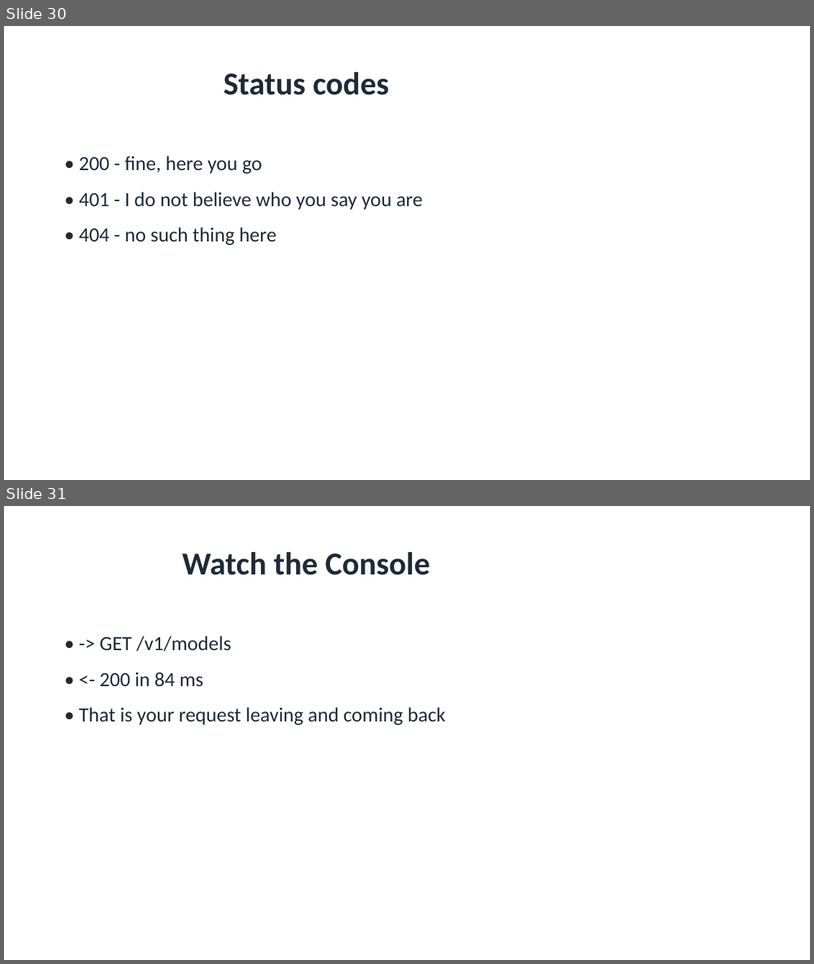
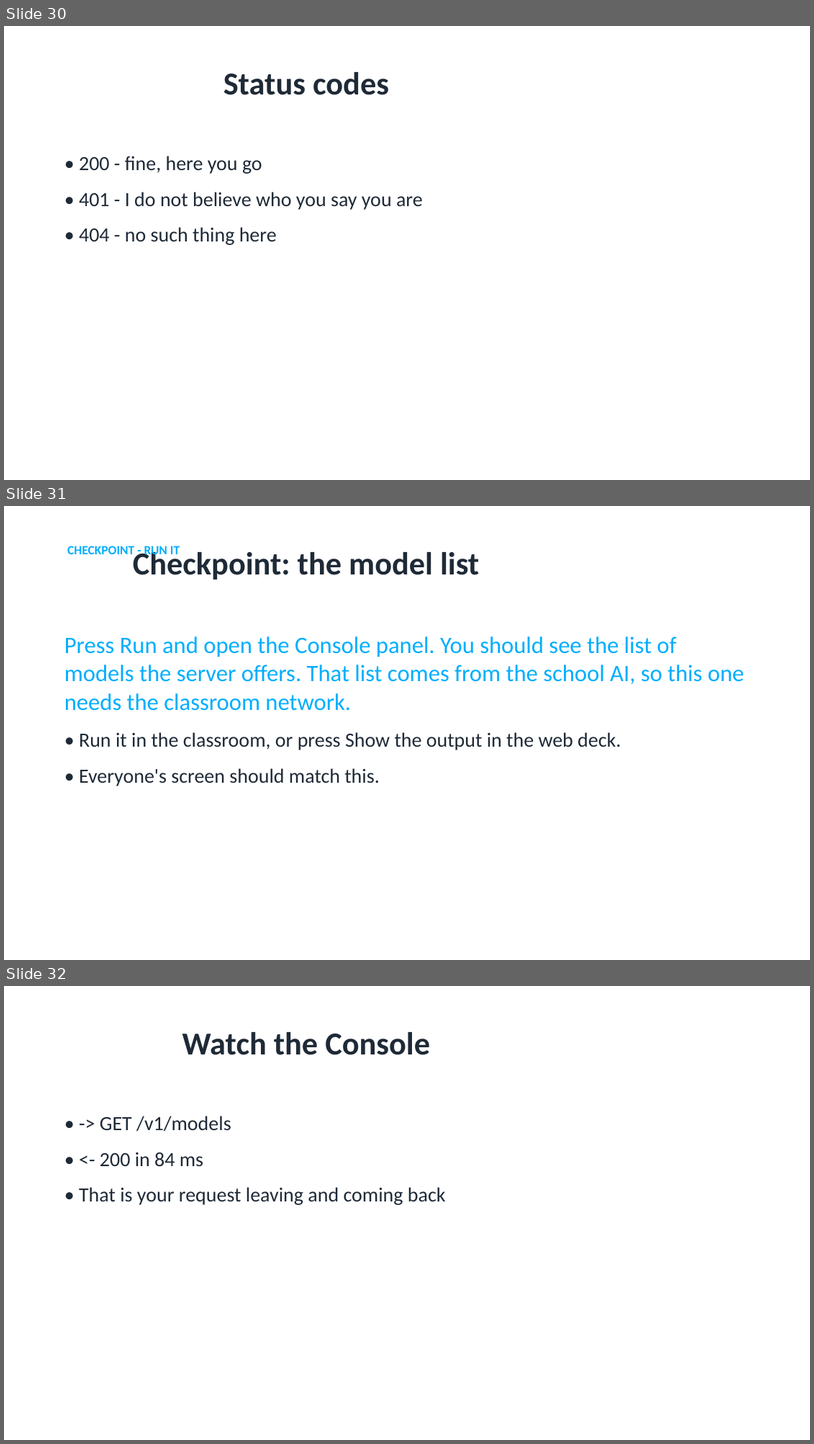
Before and after one commit to utgapps/utgapps.github.io, a slide deck: ai101/slides/week-03.pptx. Shown one above the other, each under a label of ours: slides 30 and 31 before the commit, slides 30, 31 and 32 after it. The pictures are 814x964 and 814x1444 pixels, drawn with LibreOffice and Linux fonts; fonts in the diff are those of the drawing. Boxes give left, top, right and bottom in pixels: in the first picture for what was removed or moved away, otherwise in the second. Text is boxed around its words. In the diff, an @@ line names an element or a change of style, - is before the commit and + after.

```diff
--- a/ai101/slides/week-03.pptx
+++ b/ai101/slides/week-03.pptx
@@ slide 31 added at <box>4,506,810,960</box>, background #FFFFFF @@
@@ text added at <box>67,546,180,558</box>, 15 pt, text #01AEFD, bold @@
+CHECKPOINT - RUN IT
@@ title added at <box>133,548,479,579</box>, 38 pt, text #1F2A37, bold @@
+Checkpoint: the model list
@@ text added at <box>64,636,745,786</box>, 28 pt, text #01AEFD @@
+Press Run and open the Console panel. You should see the list of models the server offers. That list comes from the school AI, so this one needs the classroom network.
+• Run it in the classroom, or press Show the output in the web deck.
+• Everyone's screen should match this.
@@ what was slide 31 is now slide 32 @@
```
Also in this commit, not shown: 31 other files.
